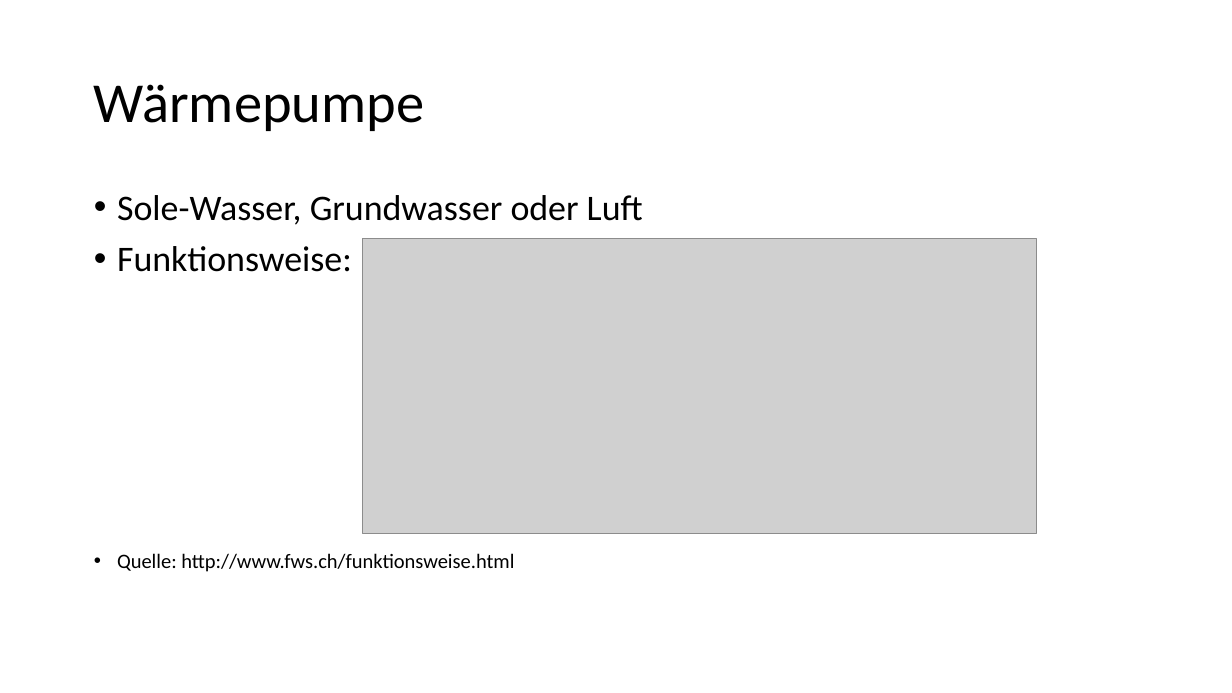
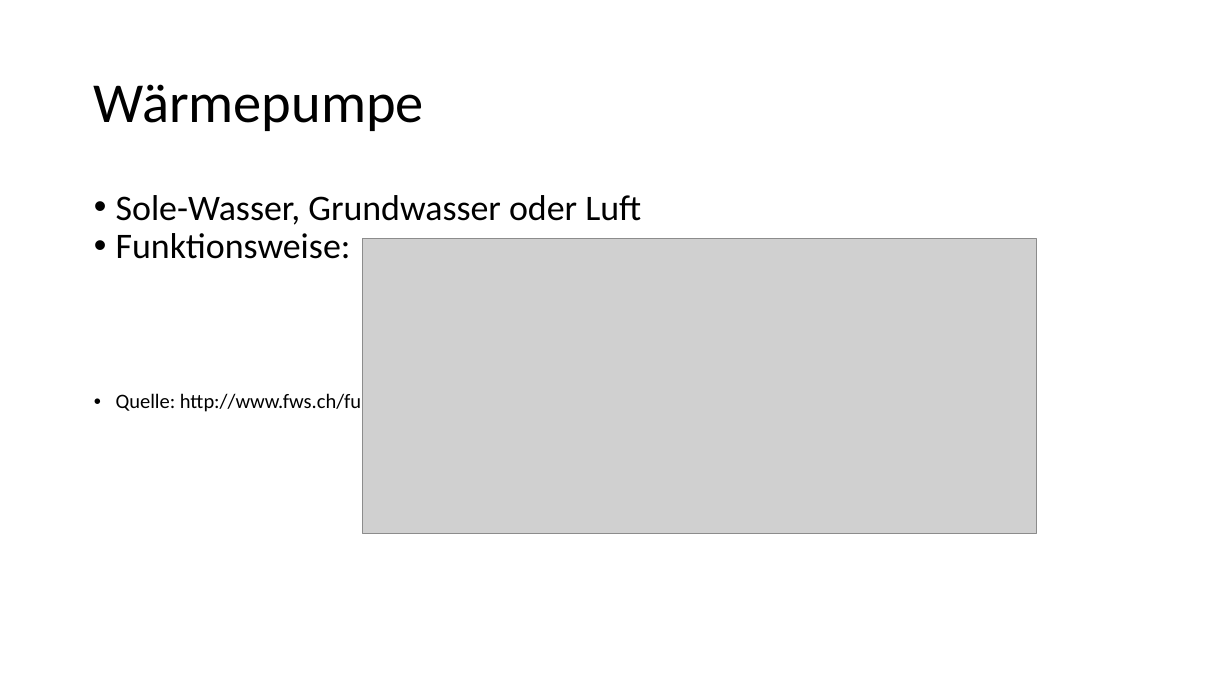
Before and after one commit to Gpas/nachhaltigkeit, a slide deck: slide 3 of presentation/Wärmepumpe.pptx. Drawn at 1232x693 pixels with LibreOffice and Linux fonts; fonts in the diff are those of the drawing; grey boxes stand for pictures. Boxes give left, top, right and bottom in pixels: in the first picture for what was removed or moved away, otherwise in the second. Text is boxed around its words. In the diff, an @@ line names an element or a change of style, - is before the commit and + after.

```diff
--- a/presentation/Wärmepumpe.pptx
+++ b/presentation/Wärmepumpe.pptx
@@ text "Sole-Wasser, Grundwasser oder Luft" at (x1=116, y1=195, x2=641, y2=414): indent changed; less space between paragraphs @@
```
Also in this commit, not shown: 4 other slides changed, 1 slide added.
